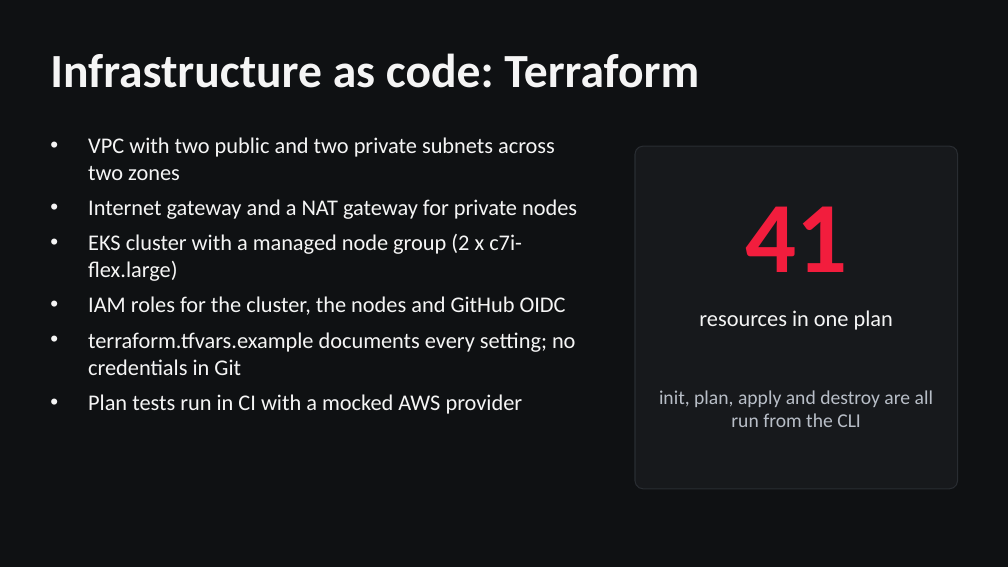
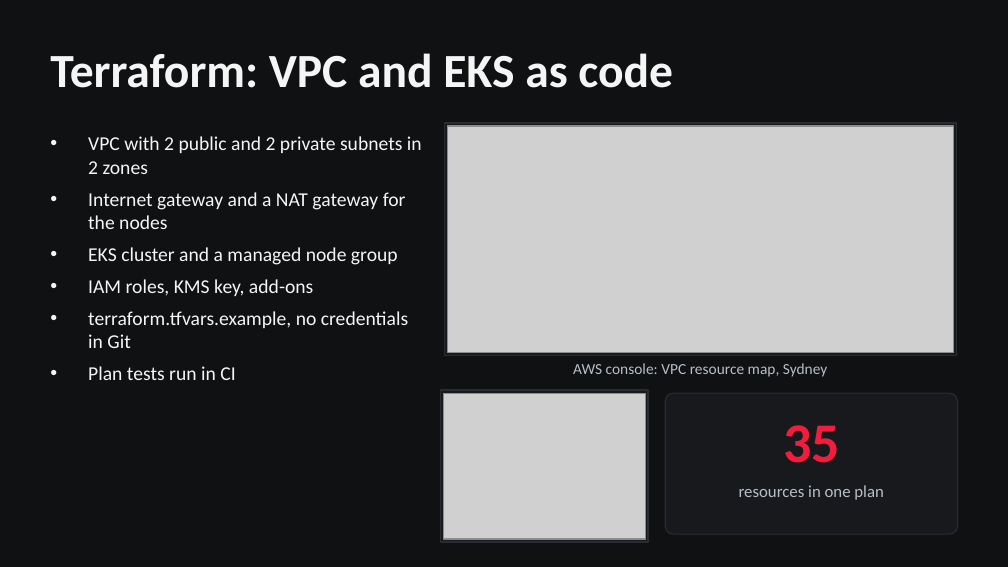
Before and after one commit to Avishkar74/StudAura, a slide deck: slide 8 of demo/StudAura-presentation.pptx (slide 7 before the commit). Drawn at 1008x567 pixels with LibreOffice and Linux fonts; fonts in the diff are those of the drawing; grey boxes stand for pictures. Boxes give left, top, right and bottom in pixels: in the first picture for what was removed or moved away, otherwise in the second. Text is boxed around its words. In the diff, an @@ line names an element or a change of style, - is before the commit and + after.

Commit message:
docs: grid evidence in the README, submission guide, deck with screenshots (#44)
All screenshots, clickable grids in the README, a module-by-module submission guide and a 14-slide deck that uses the screenshots; resource counts corrected to 35.

```diff
--- a/demo/StudAura-presentation.pptx
+++ b/demo/StudAura-presentation.pptx
@@ text at bbox=[50, 53, 673, 88]: text changed @@
-Infrastructure as code: Terraform
+Terraform: VPC and EKS as code
@@ text at bbox=[88, 136, 422, 380]: text changed; size 16 to 14 pt @@
-• VPC with two public and two private subnets across two zones
-• Internet gateway and a NAT gateway for private nodes
-• EKS cluster with a managed node group (2 x c7i-flex.large)
-• IAM roles for the cluster, the nodes and GitHub OIDC
-• terraform.tfvars.example documents every setting; no credentials in Git
-• Plan tests run in CI with a mocked AWS provider
+• VPC with 2 public and 2 private subnets in 2 zones
+• Internet gateway and a NAT gateway for the nodes
+• EKS cluster and a managed node group
+• IAM roles, KMS key, add-ons
+• terraform.tfvars.example, no credentials in Git
+• Plan tests run in CI
@@ rectangle added at bbox=[445, 123, 957, 356], fill #17191C, outline #292D32 1 pt @@
@@ picture added at bbox=[448, 126, 954, 353] @@
@@ text removed at bbox=[745, 206, 847, 272] @@
-41
@@ text added at bbox=[573, 363, 827, 377], 11 pt, text #B8BEC7 @@
+AWS console: VPC resource map, Sydney
@@ rectangle added at bbox=[440, 390, 648, 542], fill #17191C, outline #292D32 1 pt @@
@@ picture added at bbox=[444, 393, 645, 539] @@
@@ text removed at bbox=[659, 390, 933, 427] @@
-init, plan, apply and destroy are all run from the CLI
@@ rounded rectangle: place and size @@
-rounded rectangle at bbox=[635, 146, 958, 489]
+rounded rectangle at bbox=[665, 393, 958, 534]
@@ rounded rectangle at bbox=[665, 393, 958, 534]: proportions changed @@
@@ text added at bbox=[783, 425, 840, 463], 40 pt, text #F21D3D, bold @@
+35
@@ text "resources in one plan": place and size @@
-text "resources in one plan" at bbox=[699, 310, 893, 330]
+text "resources in one plan" at bbox=[739, 485, 883, 500]
@@ text "resources in one plan" at bbox=[739, 485, 883, 500]: size 16 to 12 pt, text colour #F5F5F5 to #B8BEC7; vertical alignment middle to top @@
```
Also in this commit, not shown: 7 other slides changed, 4 slides added, 2 slides removed, 29 other files.
